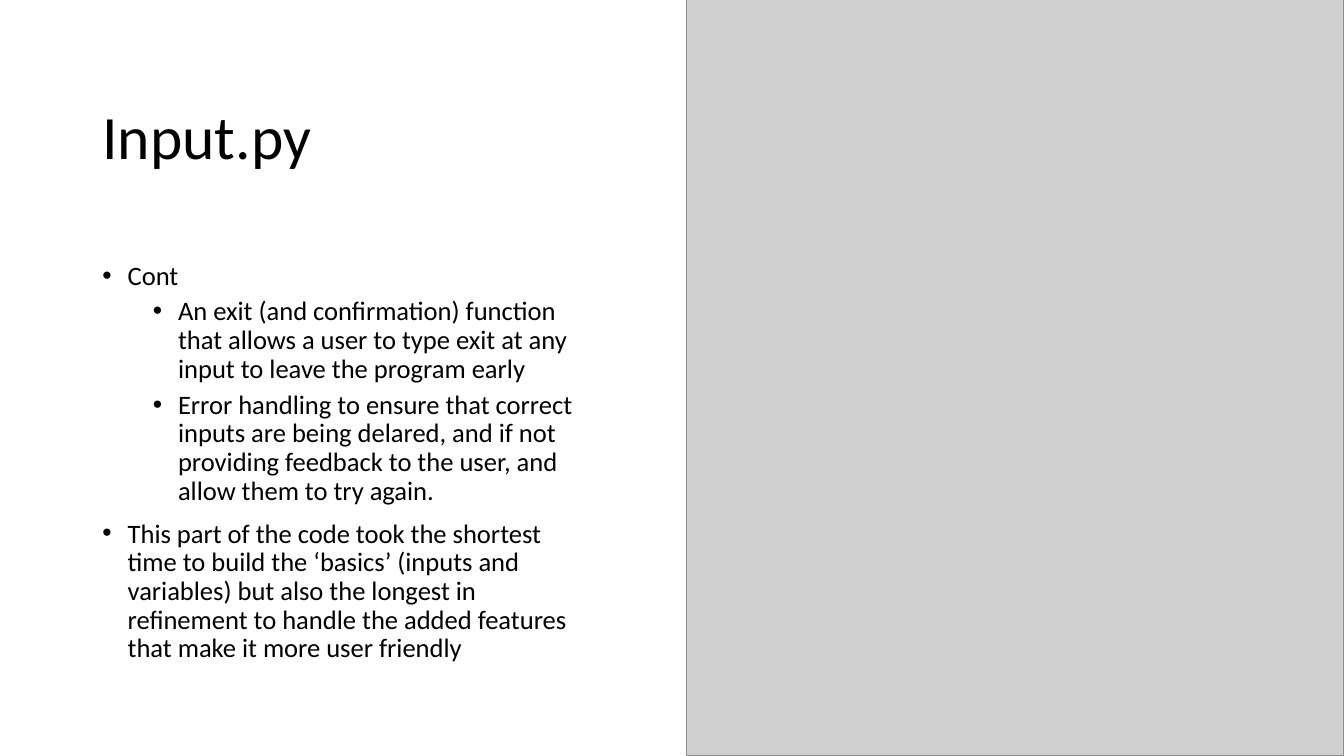
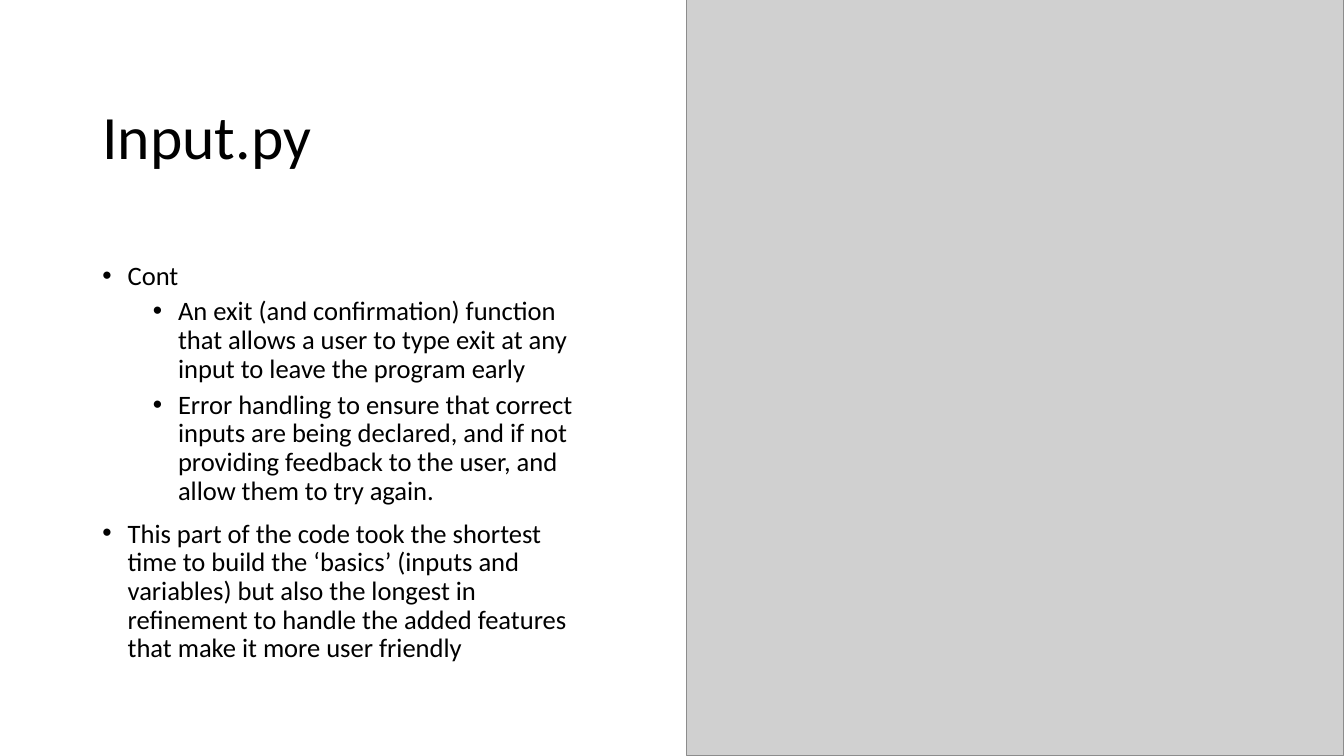
Before and after one commit to dilbot-cot/coder_academy_assignments, a slide deck: slide 6 of dilloncotter_T1A3/ppt/Presentation.pptx. Drawn at 1344x756 pixels with LibreOffice and Linux fonts; fonts in the diff are those of the drawing; grey boxes stand for pictures. Boxes give left, top, right and bottom in pixels: in the first picture for what was removed or moved away, otherwise in the second. Text is boxed around its words. In the diff, an @@ line names an element or a change of style, - is before the commit and + after.

```diff
--- a/dilloncotter_T1A3/ppt/Presentation.pptx
+++ b/dilloncotter_T1A3/ppt/Presentation.pptx
@@ text at [178,395,572,505]: text changed @@
-  • Error handling to ensure that correct inputs are being delared, and if not providing feedback to the user, and allow them to try again.
+  • Error handling to ensure that correct inputs are being declared, and if not providing feedback to the user, and allow them to try again.
```
Also in this commit, not shown: 8 other slides changed, 3 other files.
